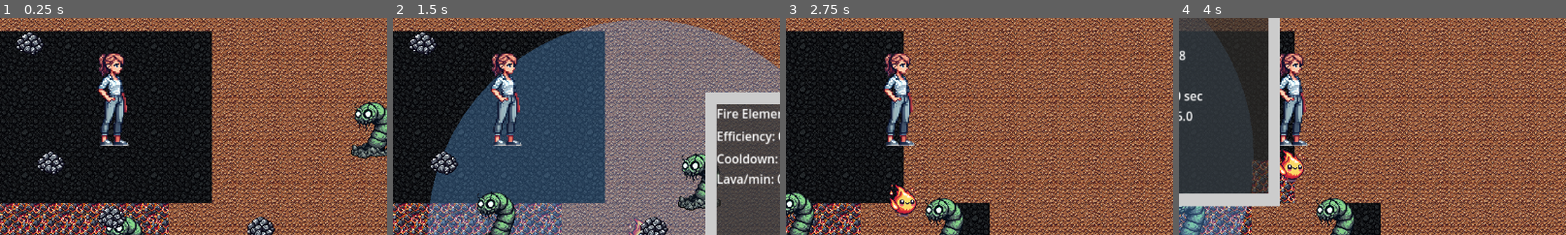
Above: before the commit, frames 1-4 (left to right).
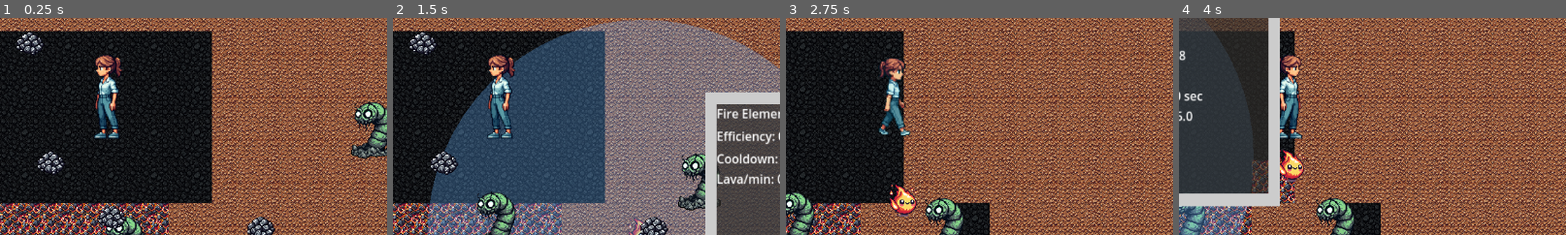
Above: after the commit, the same moments.

Repository: aaronjmcd2/ecomonster-project
Game: Godot game, scene res://scenes/Main.tscn
Same seed, same stepped clock (60 frames per second), same inputs: the game is played once before the commit and once after it.
Inputs (mouse positions are % of the whole screen's width and height, from its top left):
- Up to frame 1 (0.25 s): no input
- Up to frame 2 (1.5 s): drag from (33, 100) to (42, 65) at 0.52 s; drag from (69, 83) to (42, 65) at 1.27 s
- Up to frame 3 (2.75 s): move the mouse to (72, 74) at 2.02 s; hold Right (ui_right) from 2.03 s (still down); hold Space (use_item) from 2.03 s (still down); click (72, 74) at 2.17 s
- Up to frame 4 (4 s): release Right (ui_right) at 2.75 s; release Space (use_item) at 2.75 s; drag from (36, 78) to (58, 28) at 2.77 s; drag from (16, 60) to (58, 28) at 3.52 s
The pictures show only the part of the screen within x 36-86%, y 32-82%; the shares and areas given below are measured in that part.

The runs differ from the first frame. In frame 1, 2.5% of the frame differs, in the area x 24-34%, y 16-59%; in frame 2, 2.4%; in frame 3, 2.5%, in the area x 23-34%, y 16-59%; in frame 4, 2.2%.

Commit message:
Updated player movement animations

Diff:
--- a/scenes/Player.tscn
+++ b/scenes/Player.tscn
@@ -1,21 +1,89 @@
-[gd_scene load_steps=4 format=3 uid="uid://bweokypfxckvu"]
+[gd_scene load_steps=12 format=3 uid="uid://bweokypfxckvu"]
 
 [ext_resource type="Script" uid="uid://bmtrtr56qbowd" path="res://scripts/Player.gd" id="1_v6fml"]
-[ext_resource type="Texture2D" uid="uid://b0c2u1mturl6s" path="res://sprites/Player.png" id="2_3li8b"]
+[ext_resource type="Texture2D" uid="uid://cwj22fcn0onri" path="res://sprites/Player/idle_left.png" id="2_bruh7"]
+[ext_resource type="Texture2D" uid="uid://bok6yvunm4n35" path="res://sprites/Player/idle_right.png" id="3_6eyey"]
+[ext_resource type="Texture2D" uid="uid://bpmcmabea8nhx" path="res://sprites/Player/walk_down_0.png" id="4_d3wef"]
+[ext_resource type="Texture2D" uid="uid://dus0nd6cv15v8" path="res://sprites/Player/walk_down_1.png" id="5_o4126"]
+[ext_resource type="Texture2D" uid="uid://77o8qunyto5c" path="res://sprites/Player/walk_left_0.png" id="6_lkdrv"]
+[ext_resource type="Texture2D" uid="uid://djla8wj6csis2" path="res://sprites/Player/walk_right_0.png" id="7_p7iby"]
+[ext_resource type="Texture2D" uid="uid://cmqj2o1jrmrgy" path="res://sprites/Player/walk_up_0.png" id="8_0rnld"]
+[ext_resource type="Texture2D" uid="uid://b475mnxgpjj11" path="res://sprites/Player/walk_up_1.png" id="9_srp4u"]
 
 [sub_resource type="RectangleShape2D" id="RectangleShape2D_mdl7e"]
-size = Vector2(37, 138)
+size = Vector2(32, 121)
+
+[sub_resource type="SpriteFrames" id="SpriteFrames_jfpux"]
+animations = [{
+"frames": [{
+"duration": 1.0,
+"texture": ExtResource("2_bruh7")
+}],
+"loop": true,
+"name": &"idle_left",
+"speed": 5.0
+}, {
+"frames": [{
+"duration": 1.0,
+"texture": ExtResource("3_6eyey")
+}],
+"loop": true,
+"name": &"idle_right",
+"speed": 5.0
+}, {
+"frames": [{
+"duration": 1.0,
+"texture": ExtResource("4_d3wef")
+}, {
+"duration": 1.0,
+"texture": ExtResource("5_o4126")
+}],
+"loop": true,
+"name": &"walk_down",
+"speed": 5.0
+}, {
+"frames": [{
+"duration": 1.0,
+"texture": ExtResource("6_lkdrv")
+}],
+"loop": true,
+"name": &"walk_left",
+"speed": 5.0
+}, {
+"frames": [{
+"duration": 1.0,
+"texture": ExtResource("7_p7iby")
+}],
+"loop": true,
+"name": &"walk_right",
+"speed": 5.0
+}, {
+"frames": [{
+"duration": 1.0,
+"texture": ExtResource("8_0rnld")
+}, {
+"duration": 1.0,
+"texture": ExtResource("9_srp4u")
+}],
+"loop": true,
+"name": &"walk_up",
+"speed": 5.0
+}]
 
 [node name="Player" type="CharacterBody2D"]
 collision_mask = 3
 script = ExtResource("1_v6fml")
 
-[node name="Sprite" type="Sprite2D" parent="."]
-texture = ExtResource("2_3li8b")
-
 [node name="CollisionShape2D" type="CollisionShape2D" parent="."]
-position = Vector2(2.5, 4)
+position = Vector2(-3, -1.5)
 shape = SubResource("RectangleShape2D_mdl7e")
 
 [node name="Camera2D" type="Camera2D" parent="."]
 limit_smoothed = true
+
+[node name="PlayerSprite" type="AnimatedSprite2D" parent="."]
+position = Vector2(-4, -1)
+scale = Vector2(0.639069, 0.660324)
+sprite_frames = SubResource("SpriteFrames_jfpux")
+animation = &"idle_left"
+frame_progress = 0.174074
--- a/scripts/Player.gd
+++ b/scripts/Player.gd
@@ -9,8 +9,9 @@
 @onready var inventory_ui := get_node("/root/Main/UILayer/InventoryUI")
 
 var velocity_vector := Vector2.ZERO
+var facing_direction := Vector2.DOWN  # default starting direction
 
-@onready var sprite := $Sprite
+@onready var anim_sprite := $PlayerSprite  # Use whatever name you gave to AnimatedSprite2D
 @onready var camera := $Camera2D
 
 @export var zoom_step: float = 0.1
@@ -46,11 +47,13 @@
 			velocity = Vector2.ZERO
 			position += collision.get_normal() * 2.0
 
-	# Flip sprite to face direction
-	if velocity_vector.x < 0:
-		sprite.scale.x = -1
-	elif velocity_vector.x > 0:
-		sprite.scale.x = 1
+	# Determine facing direction
+	if velocity_vector != Vector2.ZERO:
+		facing_direction = velocity_vector
+
+	# Always update animation, even when not moving
+	update_animation()
+
 
 # === Sets low-friction physics material to avoid sticky collisions ===
 func setup_physics_material() -> void:
@@ -167,3 +170,19 @@
 
 		if sword.has_method("swing"):
 			sword.swing()
+
+func update_animation():
+	if velocity_vector == Vector2.ZERO:
+		if facing_direction.x > 0 or facing_direction.y < 0:
+			anim_sprite.play("idle_right")
+		else:
+			anim_sprite.play("idle_left")
+	else:
+		if velocity_vector.x > 0:
+			anim_sprite.play("walk_right")
+		elif velocity_vector.x < 0:
+			anim_sprite.play("walk_left")
+		elif velocity_vector.y < 0:
+			anim_sprite.play("walk_up")
+		elif velocity_vector.y > 0:
+			anim_sprite.play("walk_down")
Binary file added: sprites/Player/idle_left.png
Not shown, added: sprites/Player/idle_left.png.import
Binary file added: sprites/Player/idle_right.png
Not shown, added: sprites/Player/idle_right.png.import
Binary file added: sprites/Player/walk_down_0.png
Not shown, added: sprites/Player/walk_down_0.png.import
Binary file added: sprites/Player/walk_down_1.png
Not shown, added: sprites/Player/walk_down_1.png.import
Binary file added: sprites/Player/walk_left_0.png
Not shown, added: sprites/Player/walk_left_0.png.import
Binary file added: sprites/Player/walk_left_1.png
Not shown, added: sprites/Player/walk_left_1.png.import
(and 8 more such lines)
